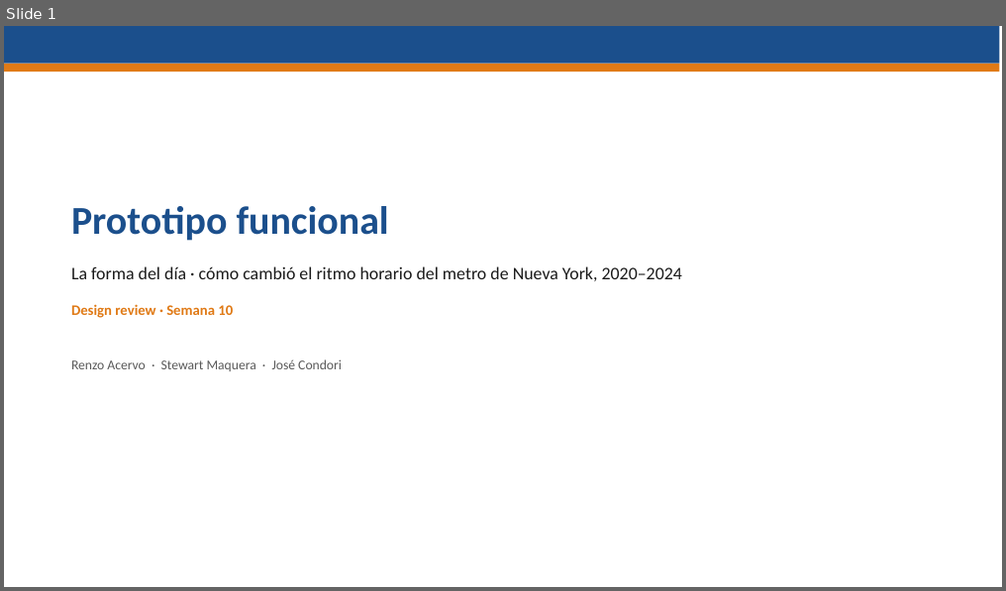
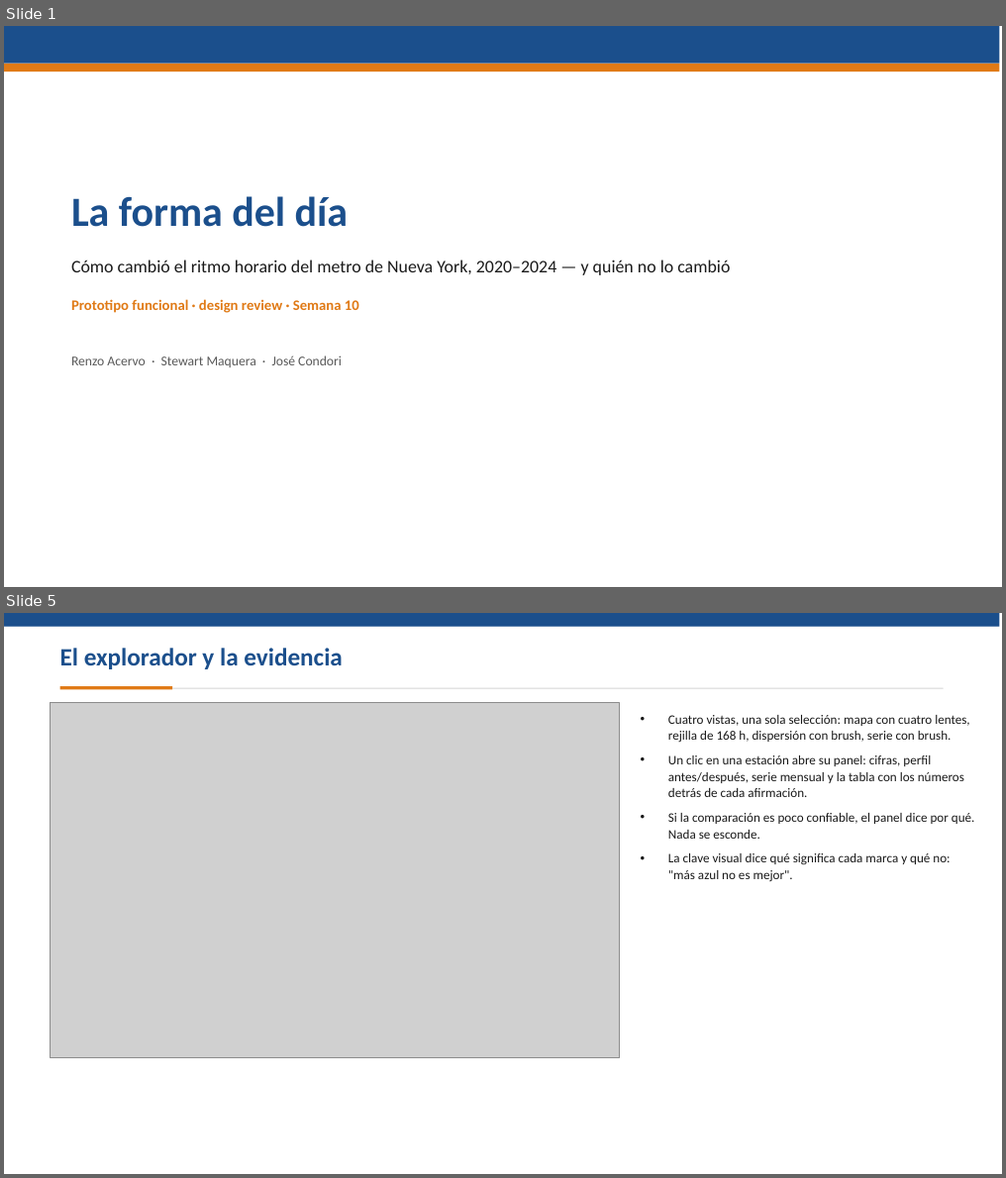
Before and after one commit to stewartmb/data-visualization-2026-2, a slide deck: deliveries/week10/PresentationWeek10.pptx. Shown one above the other, each under a label of ours: slide 1 before the commit, slides 1 and 5 after it; the slides between them are not shown. The pictures are 1006x591 and 1006x1178 pixels, drawn with LibreOffice and Linux fonts; fonts in the diff are those of the drawing; grey boxes stand for pictures. Boxes give left, top, right and bottom in pixels: in the first picture for what was removed or moved away, otherwise in the second. Text is boxed around its words. In the diff, an @@ line names an element or a change of style, - is before the commit and + after.

Commit message:
Rebuild the week 10 delivery on the narrative application
El prototipo pasa de cuatro paneles a siete capitulos guiados mas un
explorador enlazado, con tipologia de estaciones, capa de confiabilidad,
hallazgos generados desde el modelo y geografia real. Reporte, README,
presentacion, guion y capturas rehechos; preguntas de feedback nuevas.

```diff
--- a/deliveries/week10/PresentationWeek10.pptx
+++ b/deliveries/week10/PresentationWeek10.pptx
@@ slide 5 added at (4,613,1002,1174), background #FFFFFF @@
@@ rectangle added at (4,613,1000,627), fill #1B4F8C @@
@@ text added at (60,648,343,669), 24 pt, text #1B4F8C, bold @@
+El explorador y la evidencia
@@ rectangle added at (60,686,172,689), fill #E07A16 @@
@@ rectangle added at (172,688,944,688), fill #D5D5D5 @@
@@ picture added at (51,703,620,1059) @@
@@ text added at (668,715,975,882), 12.5 pt, text #1A1A1A @@
+• Cuatro vistas, una sola selección: mapa con cuatro lentes, rejilla de 168 h, dispersión con brush, serie con brush.
+• Un clic en una estación abre su panel: cifras, perfil antes/después, serie mensual y la tabla con los números detrás de cada afirmación.
+• Si la comparación es poco confiable, el panel dice por qué. Nada se esconde.
+• La clave visual dice qué significa cada marca y qué no: "más azul no es mejor".
@@ slide 1 changed as well @@
@@ text at (71,196,349,227): text changed; size 38 to 40 pt @@
-Prototipo funcional
+La forma del día
@@ text at (71,260,730,275): text changed @@
-La forma del día · cómo cambió el ritmo horario del metro de Nueva York, 2020–2024
+Cómo cambió el ritmo horario del metro de Nueva York, 2020–2024 — y quién no lo cambió
@@ text at (71,299,359,313): text changed @@
-Design review · Semana 10
+Prototipo funcional · design review · Semana 10
@@ text "Renzo Acervo · Stewart Maquera ...": place and size @@
-text "Renzo Acervo · Stewart Maquera ..." at (71,360,342,372)
+text "Renzo Acervo · Stewart Maquera ..." at (71,356,342,368)
```
Also in this commit, not shown: 1 other slide changed, 5 other slides added, 6 slides removed, 42 other files.
